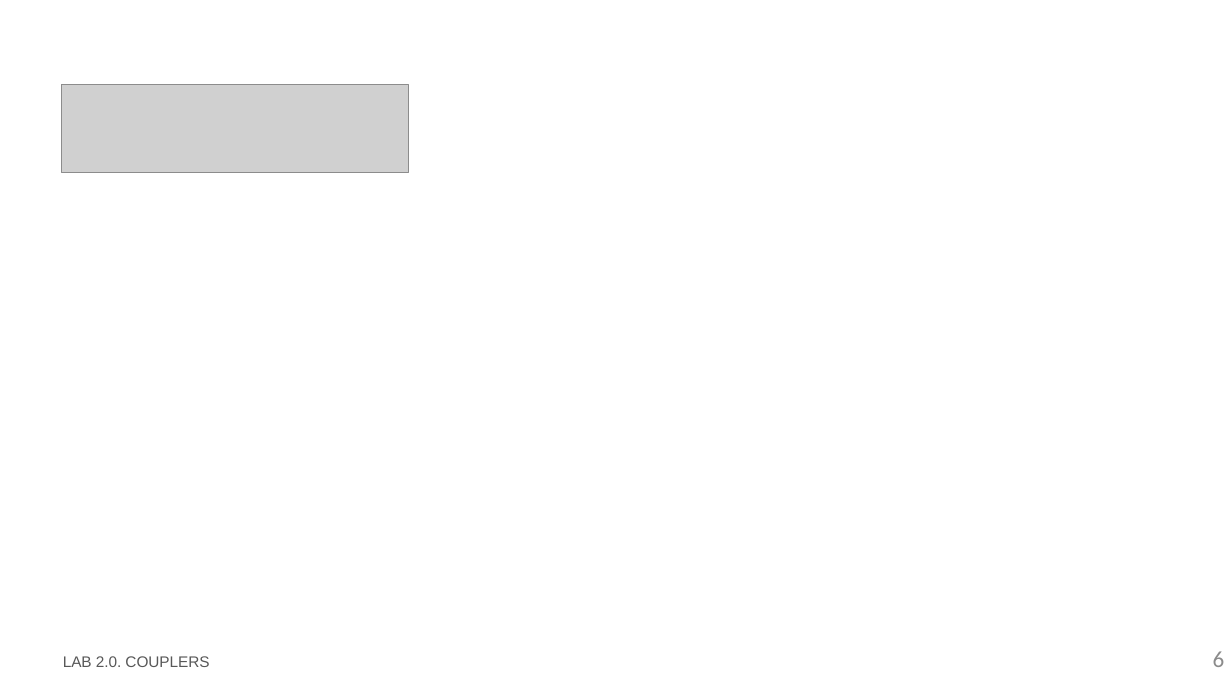
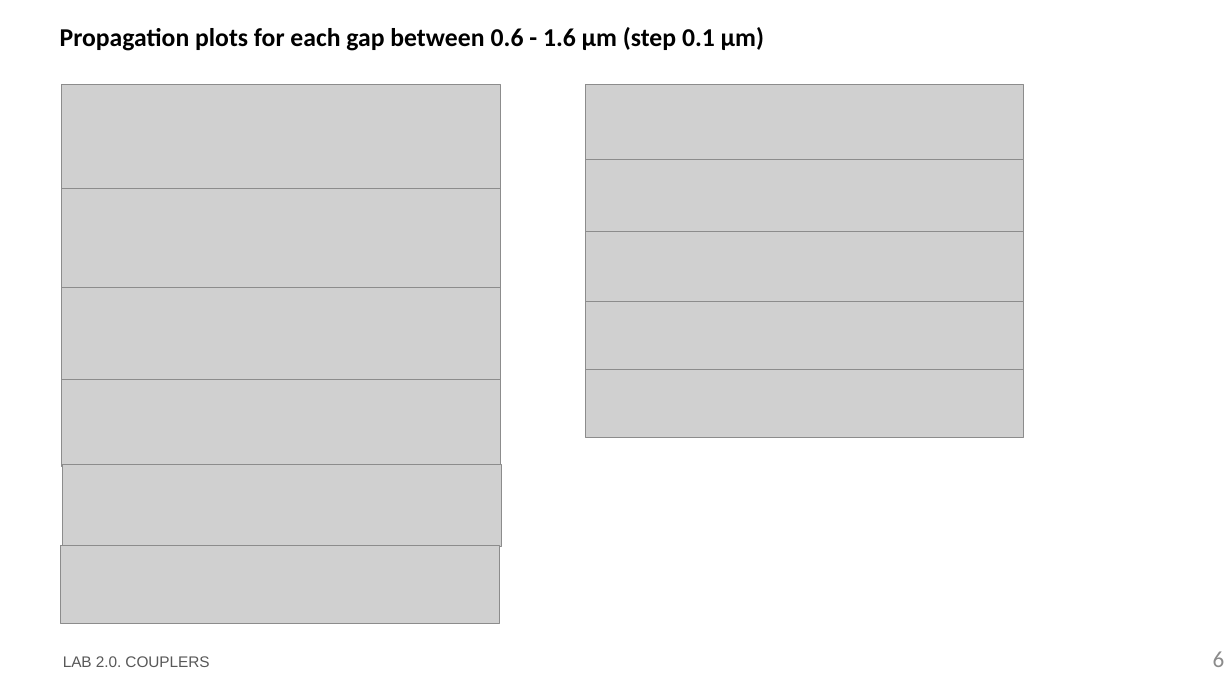
Before and after one commit to snacmuo/pic-upv-lab2, a slide deck: slide 6 of LabBook_20.pptx. Drawn at 1232x693 pixels with LibreOffice and Linux fonts; fonts in the diff are those of the drawing; grey boxes stand for pictures; background and template pictures are left out. Boxes give left, top, right and bottom in pixels: in the first picture for what was removed or moved away, otherwise in the second. Text is boxed around its words. In the diff, an @@ line names an element or a change of style, - is before the commit and + after.

```diff
--- a/LabBook_20.pptx
+++ b/LabBook_20.pptx
@@ title added at box(60, 27, 764, 51), 20 pt, text #000000, bold @@
+Propagation plots for each gap between 0.6 - 1.6 µm (step 0.1 µm)
@@ picture: place and size @@
-picture at box(62, 85, 409, 173)
+picture at box(62, 85, 501, 197)
@@ picture added at box(585, 85, 1024, 159) @@
@@ picture added at box(585, 160, 1024, 232) @@
@@ picture added at box(62, 189, 501, 289) @@
@@ picture added at box(585, 232, 1024, 302) @@
@@ picture added at box(62, 287, 501, 380) @@
@@ picture added at box(585, 301, 1024, 371) @@
@@ picture added at box(62, 380, 501, 467) @@
@@ picture added at box(585, 370, 1024, 437) @@
@@ picture added at box(63, 465, 502, 546) @@
@@ picture added at box(61, 546, 500, 624) @@
```
Also in this commit, not shown: 2 other slides changed, 1 other file.
